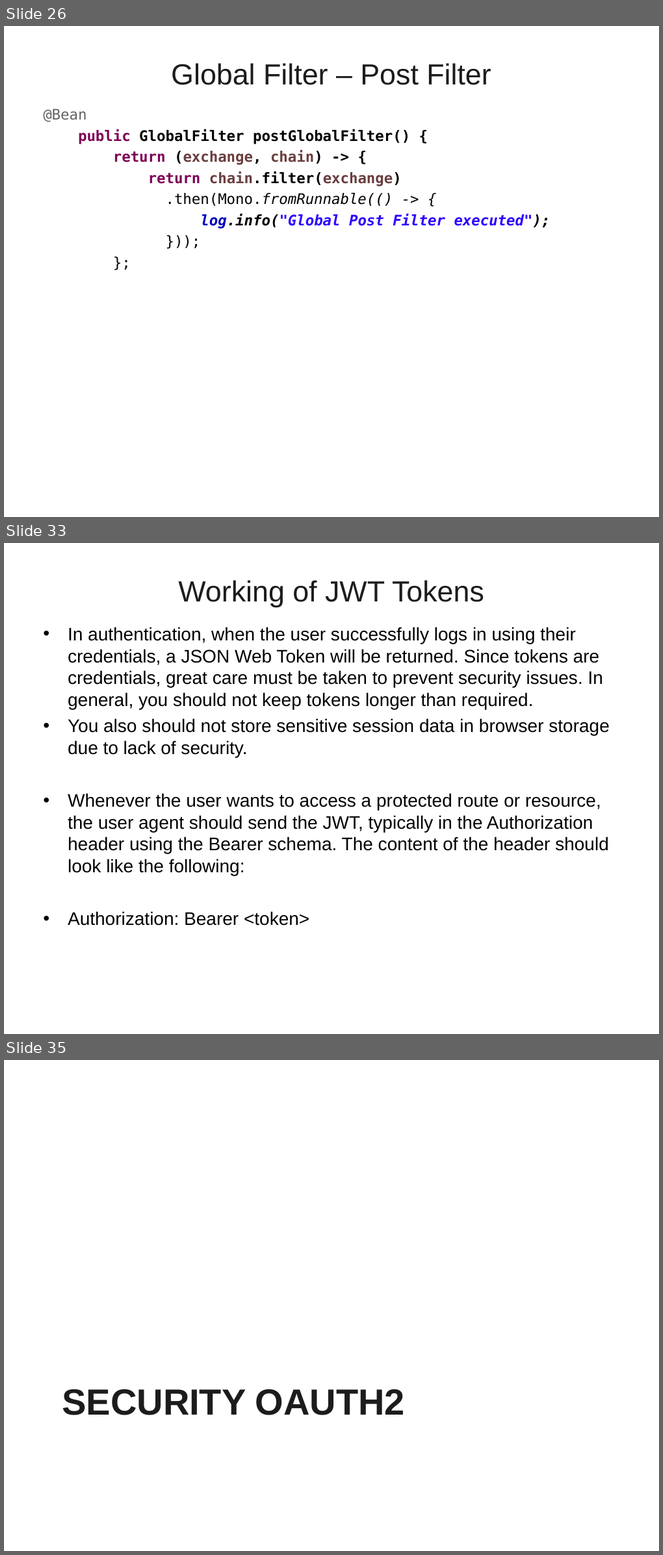
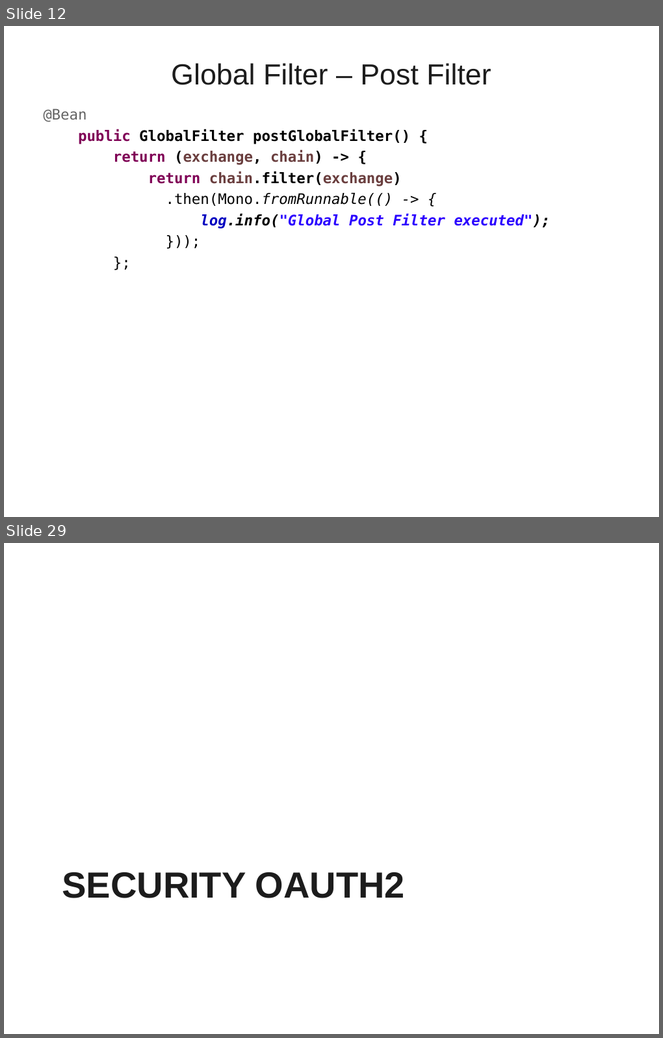
Before and after one commit to vatsanTraining/freshers_dec_2021, a slide deck: MicroService_Module_2.ppt. Shown one above the other, each under a label of ours: slides 26, 33 and 35 before the commit, slides 12 and 29 after it; the slides between them are not shown. The pictures are 663x1555 and 663x1038 pixels, drawn with LibreOffice and Linux fonts; fonts in the diff are those of the drawing; background and template pictures are left out. Boxes give left, top, right and bottom in pixels: in the first picture for what was removed or moved away, otherwise in the second. Text is boxed around its words. In the diff, an @@ line names an element or a change of style, - is before the commit and + after.

```diff
--- a/MicroService_Module_2.ppt
+++ b/MicroService_Module_2.ppt
@@ slide 33 removed at (4,543,659,1034), background picture (left out) @@
@@ title removed at (178,580,484,607) @@
-Working of JWT Tokens
@@ text removed at (68,627,609,926) @@
-• In authentication, when the user successfully logs in using their credentials, a JSON Web Token will be returned. Since tokens are credentials, great care must be taken to prevent security issues. In general, you should not keep tokens longer than required.
-• You also should not store sensitive session data in browser storage due to lack of security.
-• Whenever the user wants to access a protected route or resource, the user agent should send the JWT, typically in the Authorization header using the Bearer schema. The content of the header should look like the following:
-• Authorization: Bearer <token>
@@ what was slide 26 is now slide 12 @@
@@ what was slide 35 is now slide 29 @@
```
Also in this commit, not shown: 13 slides changed, 22 slides added, 33 other slides removed.
